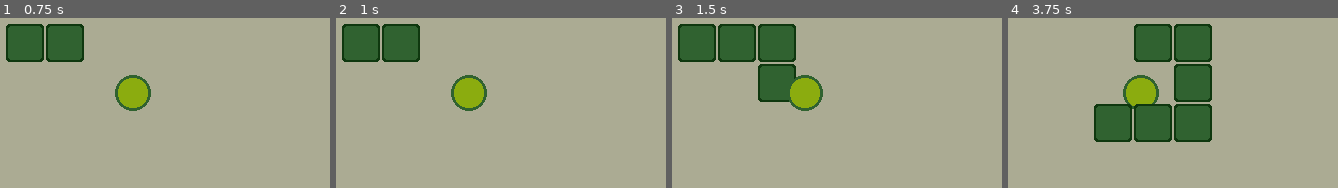
Above: before the commit, frames 1-4 (left to right).
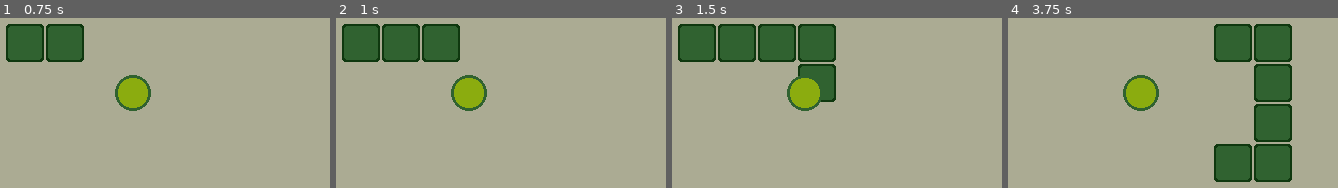
Above: after the commit, the same moments.

Repository: dotJamo/Personal_Snake_Project
Game: Godot game, scene res://Snake.tscn
Same seed, same stepped clock (60 frames per second), same inputs: the game is played once before the commit and once after it.
Inputs:
- Up to frame 1 (0.75 s): tap Enter at 0.5 s; hold Right (ui_right) from 0.53 s (still down)
- Up to frame 2 (1 s): keep holding Right (ui_right)
- Up to frame 3 (1.5 s): release Right (ui_right) at 1.28 s; hold Down (ui_down) from 1.28 s (still down)
- Up to frame 4 (3.75 s): release Down (ui_down) at 2.03 s; hold Right (ui_right) 2.03-2.78 s; hold Up (ui_up) 2.78-3.53 s; hold Left (ui_left) from 3.53 s (still down)

Frame 1 is identical in both runs. In frame 2, 2.6% of the frame differs, in the area x 26-38%, y 3-26%; in frame 3, 6.3%; in frame 4, 31%, in the area x 26-87%, y 3-97%.

Commit message:
fixed movement more
can't move backwards

Diff:
--- a/MainSegment.gd
+++ b/MainSegment.gd
@@ -16,18 +16,21 @@
 
 func _unhandled_input(event):
 	for dir in inputs.keys():
-		if event.is_action_pressed(dir):
+		if event.is_action_pressed(dir) and inputs[dir] != -last_direction:
 			move(dir)
+		else:
+			pass
 
 func move(dir):
 	started = true
 	last_direction = inputs[dir]
 	gtimer.stop()
-	gtimer.wait_time = 0.05
+	gtimer.wait_time = 0.01
 	gtimer.start()
 
 
 func _on_global_timer_timeout():
 	if started == true:
 		var old_position = position
-		position += last_direction * tile_size
+		var new_position = position + last_direction * tile_size
+		position = new_position
--- a/Snake.tscn
+++ b/Snake.tscn
@@ -18,7 +18,7 @@
 [node name="Main" type="Node2D"]
 script = ExtResource("1_0i817")
 length = 5
-speed = 0.5
+speed = 0.3
 
 [node name="MainSegment" type="Area2D" parent="."]
 position = Vector2(2, 2)
--- a/Time.gd
+++ b/Time.gd
@@ -19,9 +19,9 @@
 		createsegment.position = get_node("MainSegment").position
 		add_child(createsegment)
 		print("Spawned Segment")
-		_food_spawn()
+		_get_all_object_position()
 
-func _food_spawn():
+func _get_all_object_position():
 	var all_pos : Array = []
 	var _food_pos = 0
 	for pos in self.get_children():
